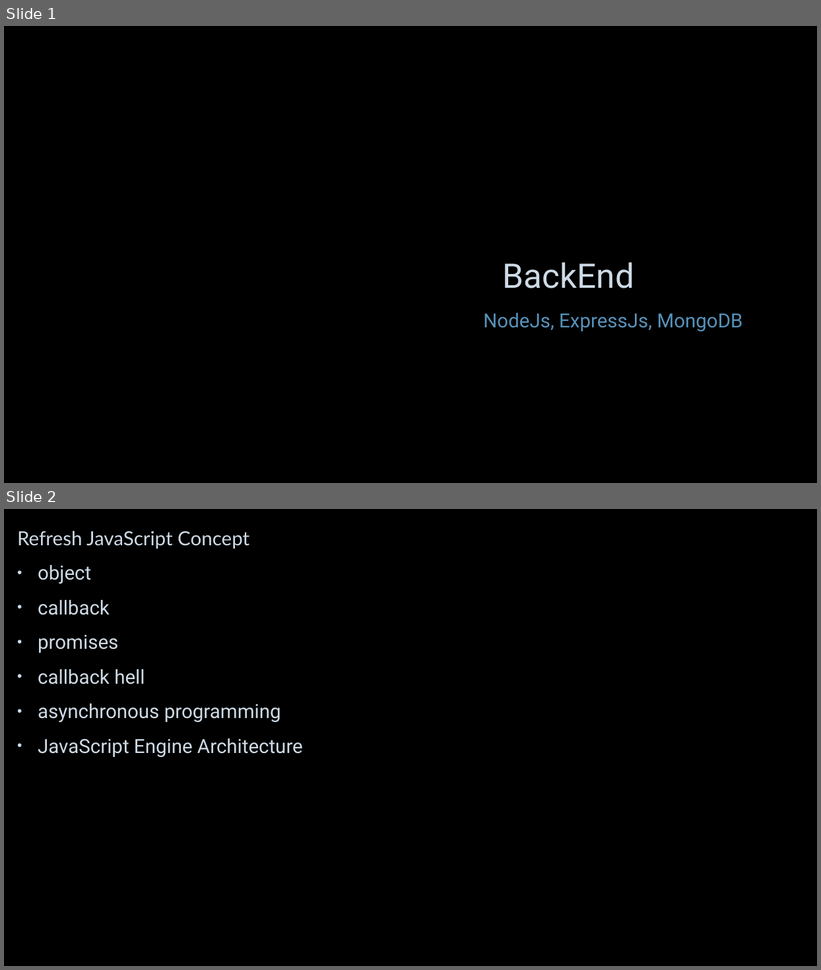
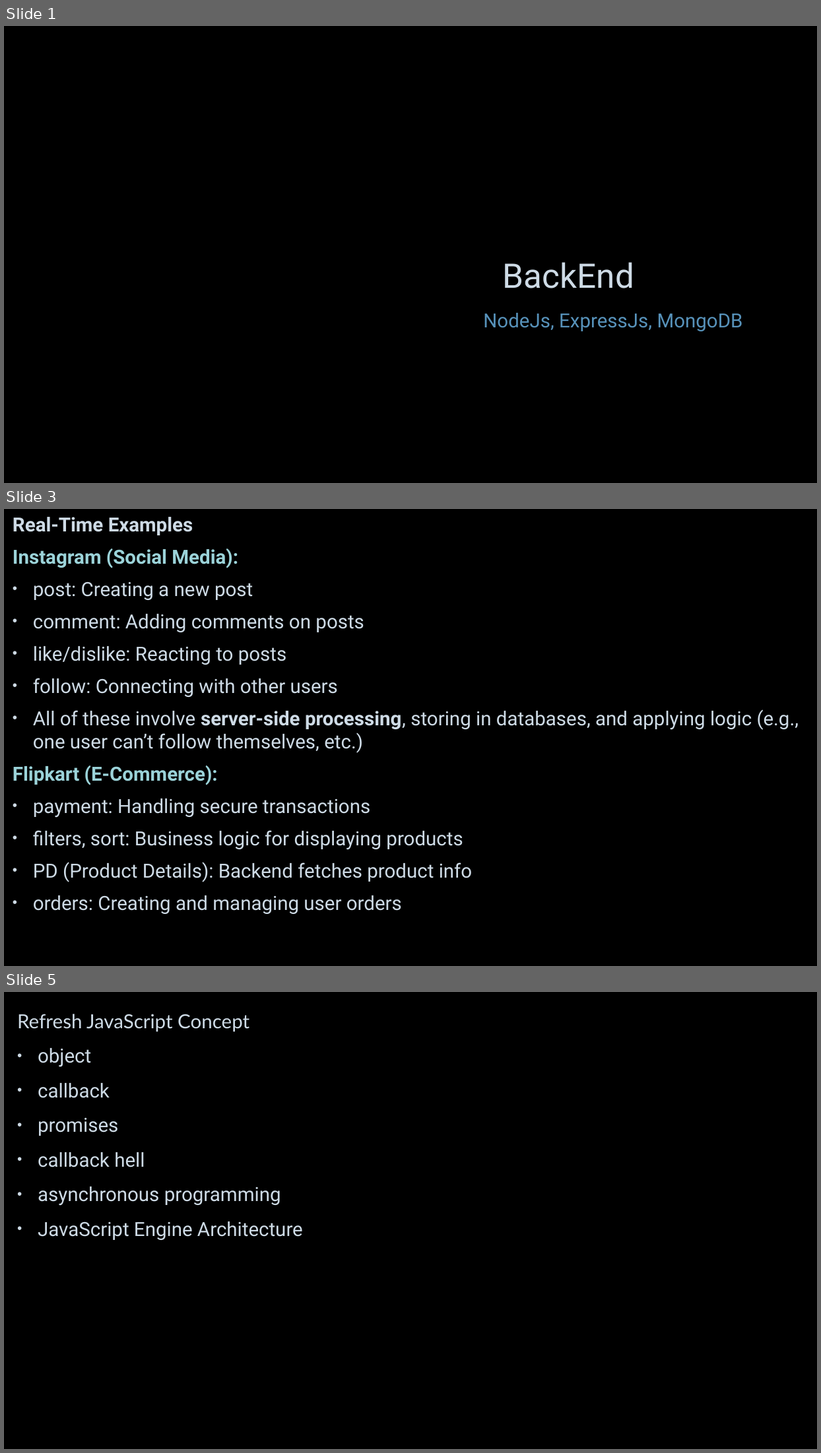
Before and after one commit to JhanaR/mylearnNode, a slide deck: BackEnd - Notes.pptx. Shown one above the other, each under a label of ours: slides 1 and 2 before the commit, slides 1, 3 and 5 after it; the slides between them are not shown. The pictures are 821x970 and 821x1453 pixels, drawn with LibreOffice and Linux fonts; fonts in the diff are those of the drawing; background and template pictures are left out. Boxes give left, top, right and bottom in pixels: in the first picture for what was removed or moved away, otherwise in the second. Text is boxed around its words. In the diff, an @@ line names an element or a change of style, - is before the commit and + after.

```diff
--- a/BackEnd - Notes.pptx
+++ b/BackEnd - Notes.pptx
@@ slide 3 added at [4, 509, 817, 966], background picture (left out) @@
@@ text added at [13, 517, 799, 914], 23 pt, text #CEDBE6 @@
+Real-Time Examples
+Instagram (Social Media):
+• post: Creating a new post
+• comment: Adding comments on posts
+• like/dislike: Reacting to posts
+• follow: Connecting with other users
+• All of these involve server-side processing, storing in databases, and applying logic (e.g., one user can’t follow themselves, etc.)
+Flipkart (E-Commerce):
+• payment: Handling secure transactions
+• filters, sort: Business logic for displaying products
+• PD (Product Details): Backend fetches product info
+• orders: Creating and managing user orders
@@ what was slide 2 is now slide 5 @@
```
Also in this commit, not shown: 8 slides changed, 8 other slides added, 1 slide removed, 5 other files.
